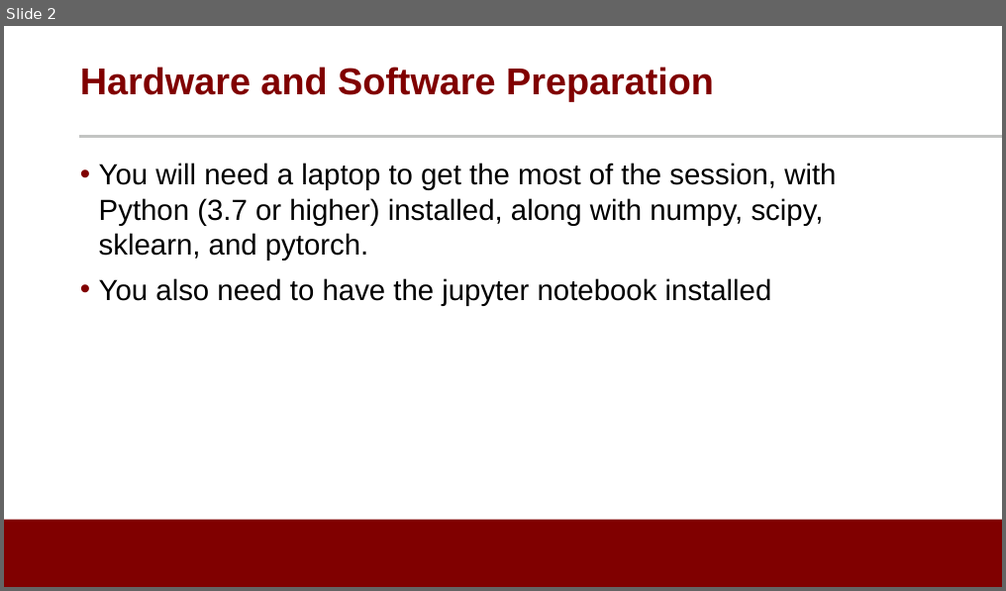
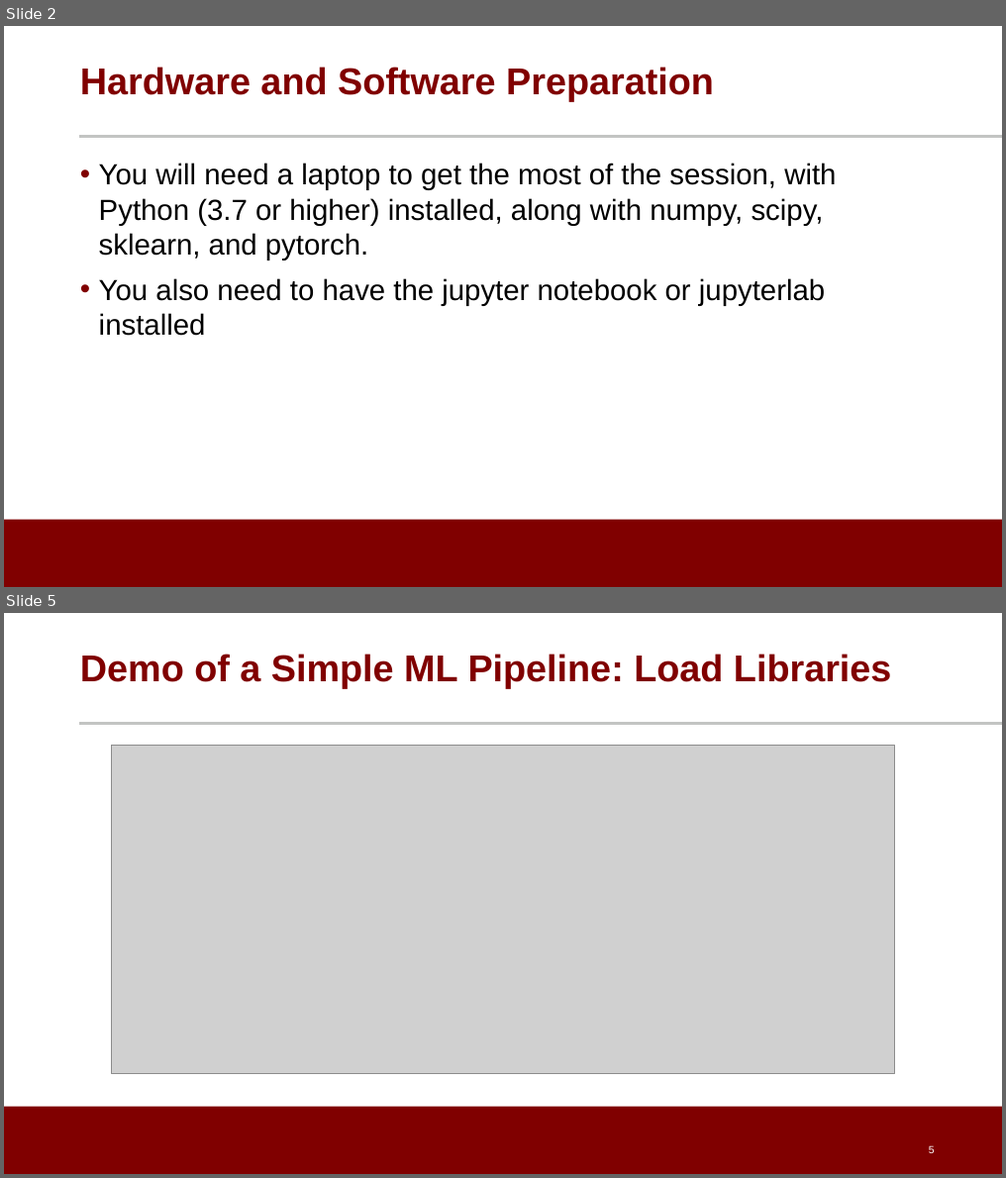
Before and after one commit to noise-lab/ML-Cybersecurity, a slide deck: module-1/ppt/1.5-demo.pptx. Shown one above the other, each under a label of ours: slide 2 before the commit, slides 2 and 5 after it; the slides between them are not shown. The pictures are 1006x591 and 1006x1178 pixels, drawn with LibreOffice and Linux fonts; fonts in the diff are those of the drawing; grey boxes stand for pictures; background and template pictures are left out. Boxes give left, top, right and bottom in pixels: in the first picture for what was removed or moved away, otherwise in the second. Text is boxed around its words. In the diff, an @@ line names an element or a change of style, - is before the commit and + after.

```diff
--- a/module-1/ppt/1.5-demo.pptx
+++ b/module-1/ppt/1.5-demo.pptx
@@ slide 5 added at (x1=4, y1=613, x2=1002, y2=1174), background #FFFFFF; not listed: 2 template elements that a slide beside it also shows @@
@@ title added at (x1=80, y1=654, x2=892, y2=689), 36 pt, text #800000, bold @@
+Demo of a Simple ML Pipeline: Load Libraries
@@ picture added at (x1=111, y1=746, x2=895, y2=1074) @@
@@ page number added at (x1=929, y1=1147, x2=935, y2=1154), 10 pt, text #FFFFFF @@
+5
@@ slide 2 changed as well @@
@@ text at (x1=99, y1=278, x2=825, y2=336): text changed @@
-• You also need to have the jupyter notebook installed
+• You also need to have the jupyter notebook or jupyterlab installed
```
Also in this commit, not shown: 2 other slides changed, 3 other slides added, 1 slide removed, 7 other files.
